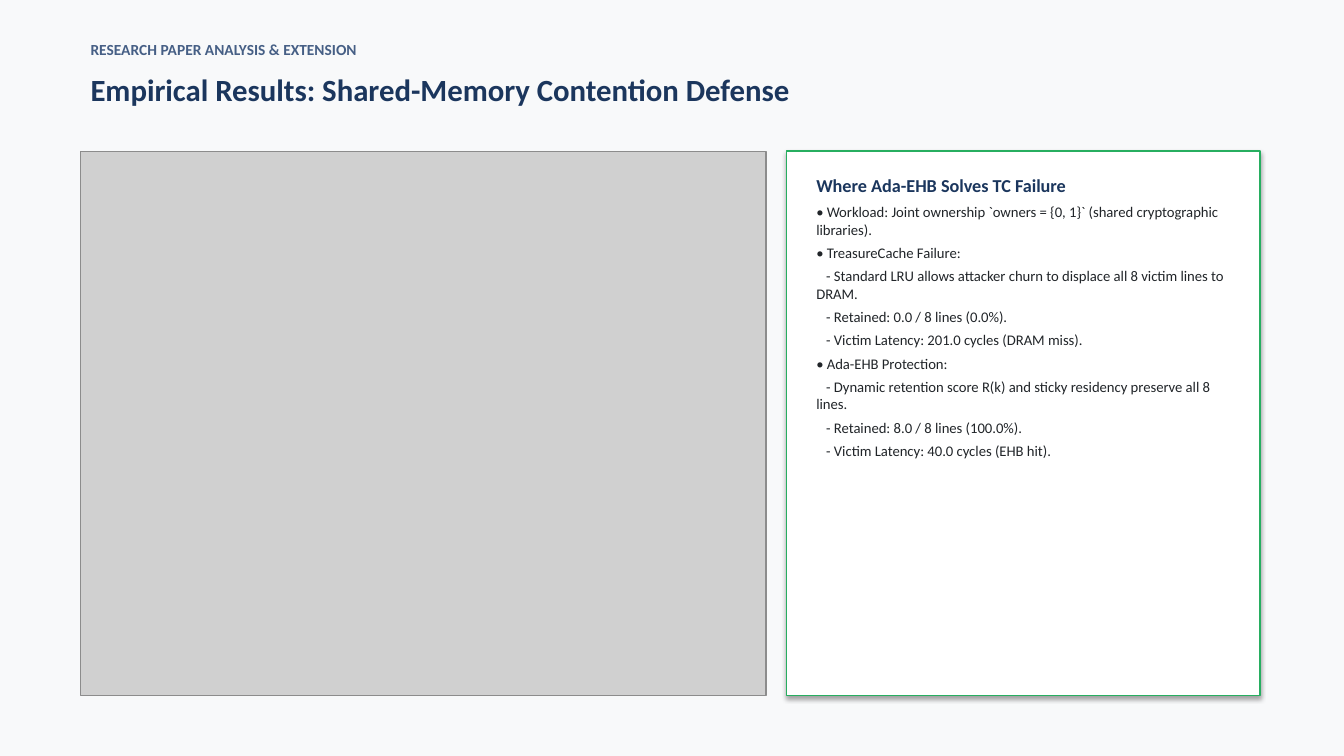
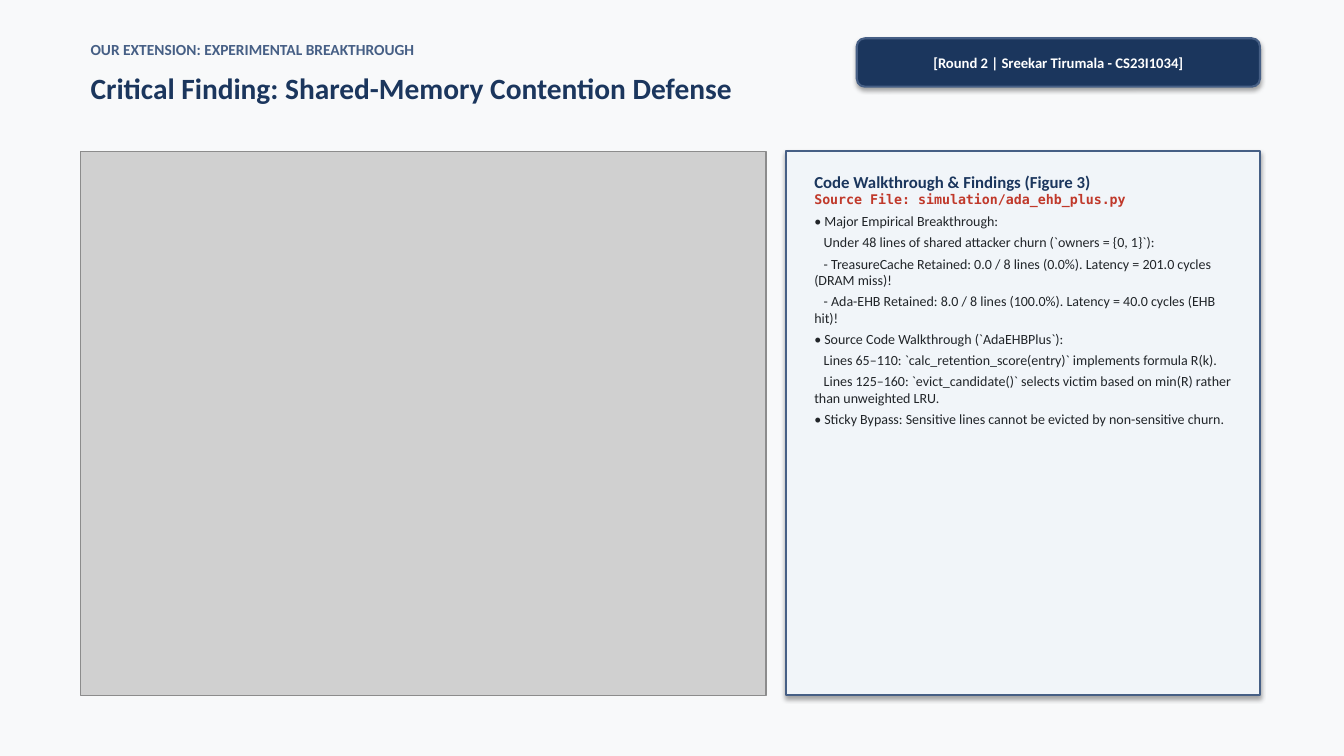
Before and after one commit to Sripadh16/IS-project, a slide deck: slide 14 of TreasureCache_Presentation.pptx. Drawn at 1344x756 pixels with LibreOffice and Linux fonts; fonts in the diff are those of the drawing; grey boxes stand for pictures. Boxes give left, top, right and bottom in pixels: in the first picture for what was removed or moved away, otherwise in the second. Text is boxed around its words. In the diff, an @@ line names an element or a change of style, - is before the commit and + after.

Commit message:
Update PPT deck and presentation script to strictly satisfy explanation video rubric with 2-round flow and code walkthroughs

```diff
--- a/TreasureCache_Presentation.pptx
+++ b/TreasureCache_Presentation.pptx
@@ text removed at [91, 45, 356, 55] @@
-RESEARCH PAPER ANALYSIS & EXTENSION
@@ text added at [91, 45, 414, 55], 11 pt, text #465F85, bold @@
+OUR EXTENSION: EXPERIMENTAL BREAKTHROUGH
@@ rounded rectangle added at [857, 38, 1260, 87], fill #1B365D, outline #465F85 1.5 pt, 10.5 pt, text #FFFFFF, bold @@
+[Round 2 | Sreekar Tirumala - CS23I1034]
@@ text at [91, 78, 732, 104]: text changed; size 22 to 21 pt @@
-Empirical Results: Shared-Memory Contention Defense
+Critical Finding: Shared-Memory Contention Defense
@@ rectangle at [786, 151, 1260, 696]: fill #FFFFFF to #F1F5F9; outline #27AE60 1 pt to #465F85 1.5 pt @@
@@ text at [814, 176, 1231, 427]: text changed; size 10.5 to 10 pt @@
-Where Ada-EHB Solves TC Failure
-• Workload: Joint ownership `owners = {0, 1}` (shared cryptographic libraries).
-• TreasureCache Failure:
-- Standard LRU allows attacker churn to displace all 8 victim lines to DRAM.
-- Retained: 0.0 / 8 lines (0.0%).
-- Victim Latency: 201.0 cycles (DRAM miss).
-• Ada-EHB Protection:
-- Dynamic retention score R(k) and sticky residency preserve all 8 lines.
-- Retained: 8.0 / 8 lines (100.0%).
-- Victim Latency: 40.0 cycles (EHB hit).
+Code Walkthrough & Findings (Figure 3)
+Source File: simulation/ada_ehb_plus.py
+• Major Empirical Breakthrough:
+Under 48 lines of shared attacker churn (`owners = {0, 1}`):
+- TreasureCache Retained: 0.0 / 8 lines (0.0%). Latency = 201.0 cycles (DRAM miss)!
+- Ada-EHB Retained: 8.0 / 8 lines (100.0%). Latency = 40.0 cycles (EHB hit)!
+• Source Code Walkthrough (`AdaEHBPlus`):
+Lines 65–110: `calc_retention_score(entry)` implements formula R(k).
+Lines 125–160: `evict_candidate()` selects victim based on min(R) rather than unweighted LRU.
+• Sticky Bypass: Sensitive lines cannot be evicted by non-sensitive churn.
```
Also in this commit, not shown: 11 other slides changed, 8 slides added, 8 slides removed, 5 other files.
